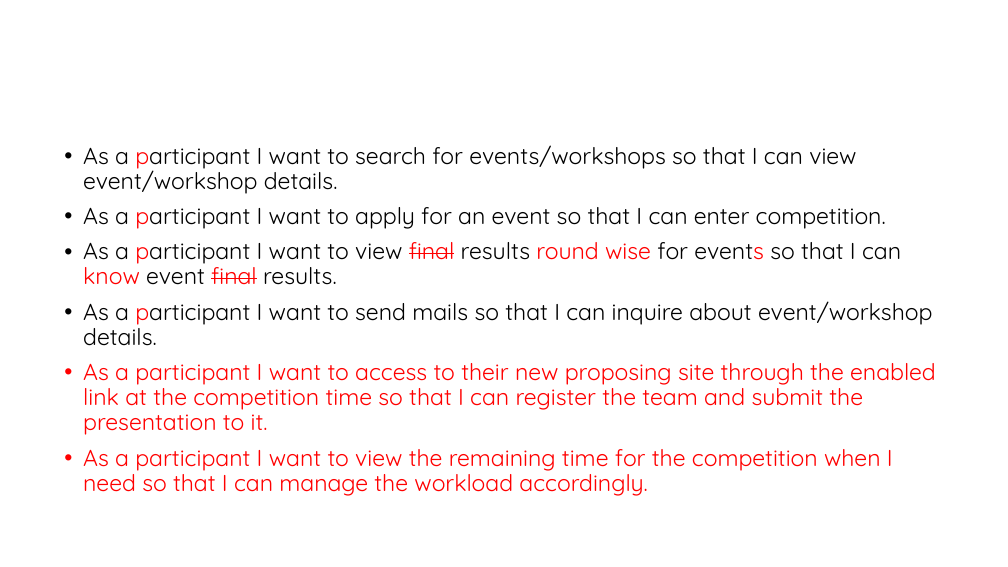
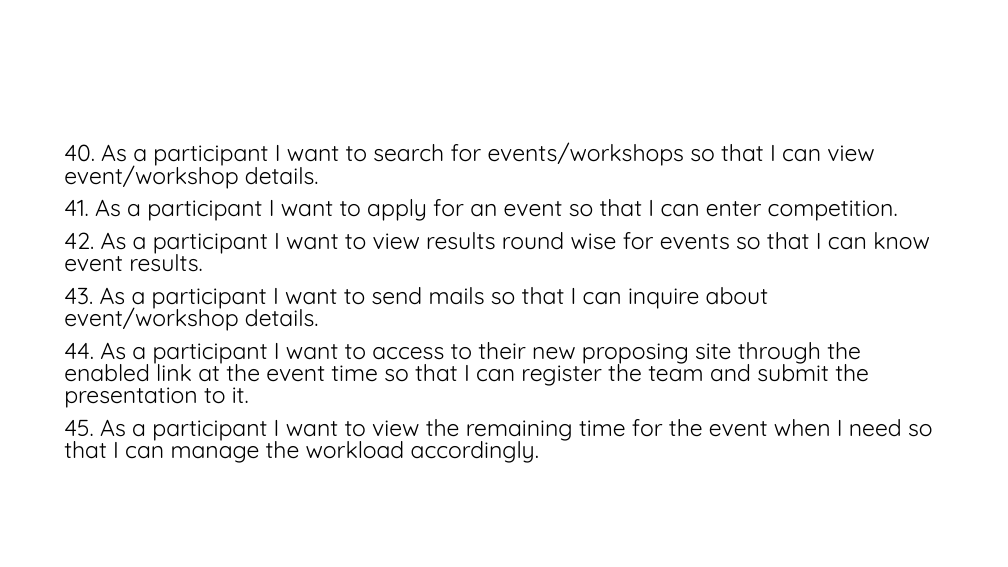
Before and after one commit to Sajith16/CSSEDocs, a slide deck: slide 13 of CodeFest-Management-Tool.pptx. Drawn at 1008x567 pixels with LibreOffice and Linux fonts; fonts in the diff are those of the drawing; background and template pictures are left out. Boxes give left, top, right and bottom in pixels: in the first picture for what was removed or moved away, otherwise in the second. Text is boxed around its words. In the diff, an @@ line names an element or a change of style, - is before the commit and + after.

Commit message:
updated

```diff
--- a/CodeFest-Management-Tool.pptx
+++ b/CodeFest-Management-Tool.pptx
@@ text at (64,142,933,463): text changed; text colour #FF0000 to #000000 @@
-• As a participant I want to search for events/workshops so that I can view event/workshop details.
-• As a participant I want to apply for an event so that I can enter competition.
-• As a participant I want to view final results round wise for events so that I can know event final results.
-• As a participant I want to send mails so that I can inquire about event/workshop details.
-• As a participant I want to access to their new proposing site through the enabled link at the competition time so that I can register the team and submit the presentation to it.
-• As a participant I want to view the remaining time for the competition when I need so that I can manage the workload accordingly.
+40. As a participant I want to search for events/workshops so that I can view event/workshop details.
+41. As a participant I want to apply for an event so that I can enter competition.
+42. As a participant I want to view results round wise for events so that I can know event results.
+43. As a participant I want to send mails so that I can inquire about event/workshop details.
+44. As a participant I want to access to their new proposing site through the enabled link at the event time so that I can register the team and submit the presentation to it.
+45. As a participant I want to view the remaining time for the event when I need so that I can manage the workload accordingly.
```
Also in this commit, not shown: 8 other slides changed.
